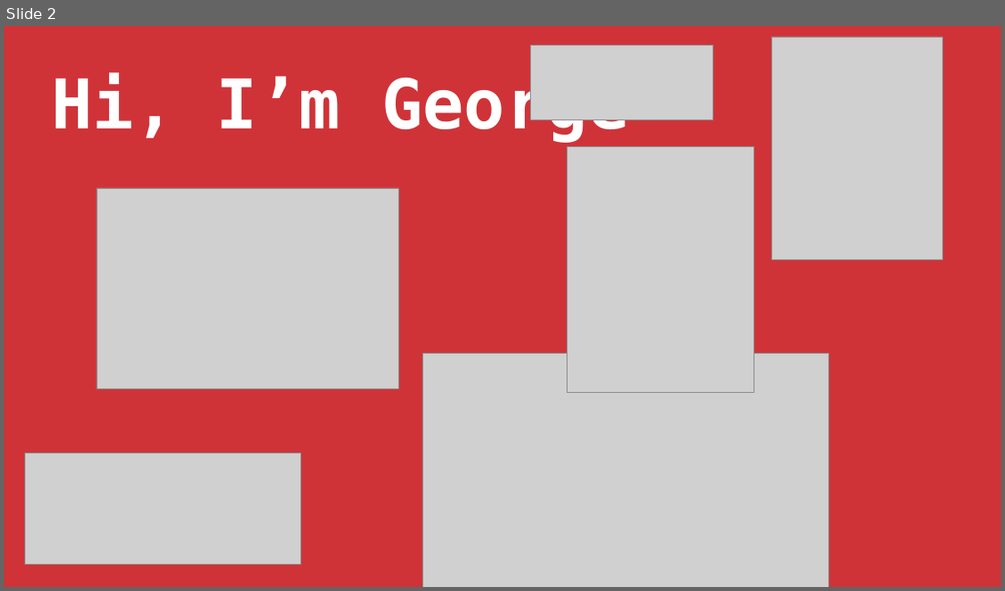
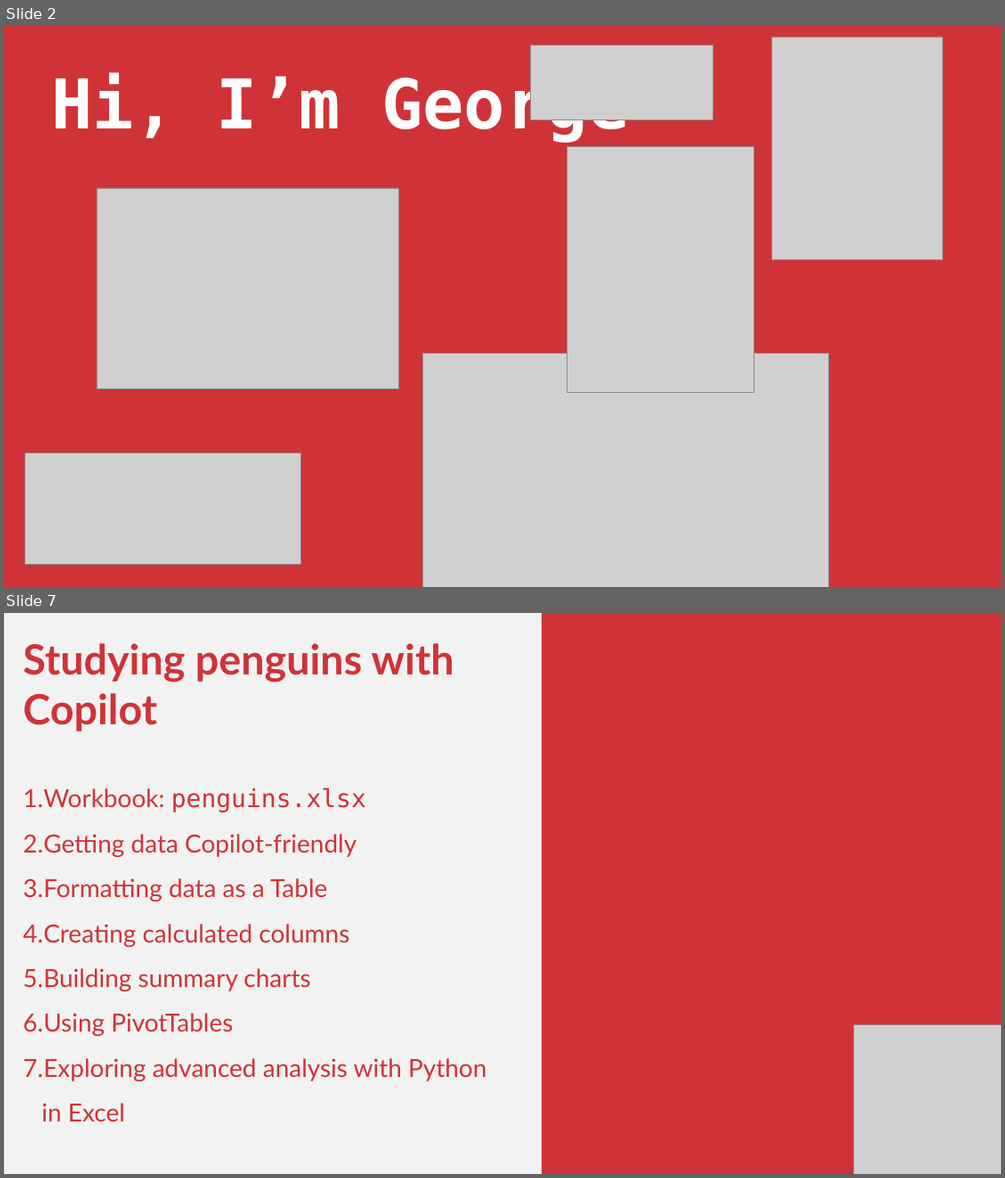
Before and after one commit to stringfestdata/profitable-ai-copilot-excel, a slide deck: intro-copilot-excel-stringfest.pptx. Shown one above the other, each under a label of ours: slide 2 before the commit, slides 2 and 7 after it; the slides between them are not shown. The pictures are 1005x591 and 1005x1178 pixels, drawn with LibreOffice and Linux fonts; fonts in the diff are those of the drawing; grey boxes stand for pictures. Boxes give left, top, right and bottom in pixels: in the first picture for what was removed or moved away, otherwise in the second. Text is boxed around its words. In the diff, an @@ line names an element or a change of style, - is before the commit and + after.

```diff
--- a/intro-copilot-excel-stringfest.pptx
+++ b/intro-copilot-excel-stringfest.pptx
@@ slide 7 added at [4, 613, 1001, 1174], background #F2F2F2 @@
@@ rectangle added at [542, 613, 1001, 1174], fill #CF3338 @@
@@ text added at [23, 643, 486, 1121], 36 pt, text #CF3338 @@
+Studying penguins with Copilot
+1. Workbook: penguins.xlsx
+2. Getting data Copilot-friendly
+3. Formatting data as a Table
+4. Creating calculated columns
+5. Building summary charts
+6. Using PivotTables
+7. Exploring advanced analysis with Python in Excel
@@ picture added at [853, 1024, 1001, 1174] @@
```
Also in this commit, not shown: 1 slide changed, 5 other slides added, 3 slides removed, 1 other file.
